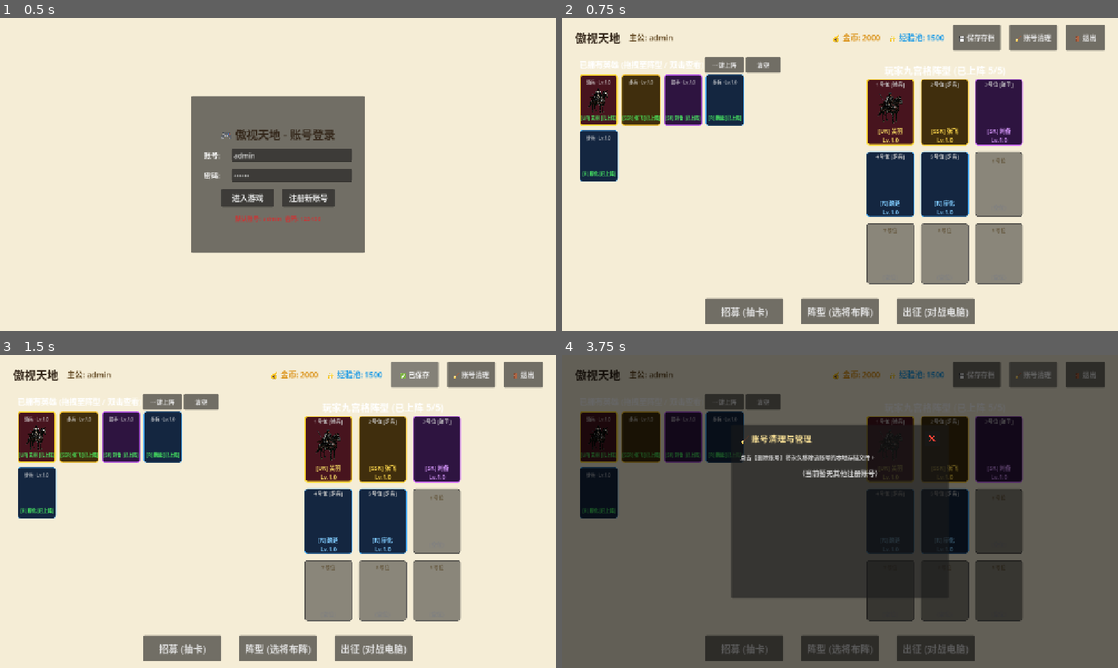
Above: before the commit, frames 1-4 (two rows, left to right).
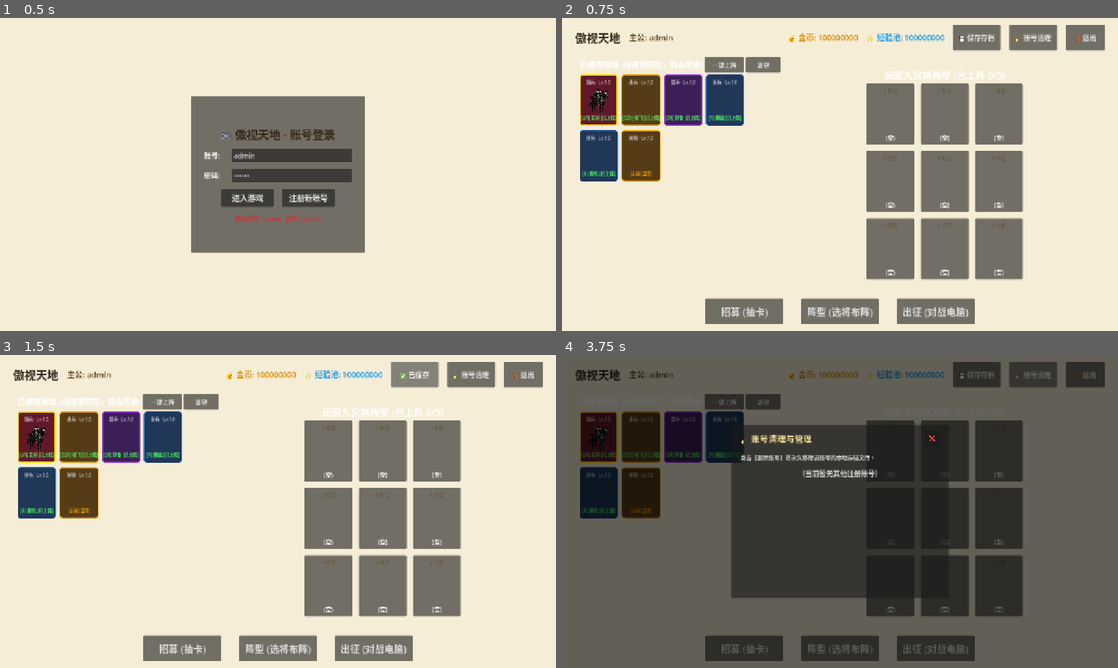
Above: after the commit, the same moments.

Repository: 869402559-cmyk/NineGridCardGame
Game: Godot game, scene res://scenes/LoginUI.tscn
The game is run twice, just before and just after one commit, with the same random seed, the same clock (stepped at 60 frames per second) and the same inputs.
Inputs:
- Up to frame 1 (0.5 s): no input
- Up to frame 2 (0.75 s): click "进入游戏" at 0.5 s
- Up to frame 3 (1.5 s): click "💾 保存存档" at 1.25 s
- Up to frame 4 (3.75 s): click "✅ 已保存" at 2 s; click "一键上阵" at 2.75 s; click "🧹 账号清理" at 3.5 s

Frame 1 is identical in both runs. In frame 2, 19% of the frame differs, in the area x 3-83%, y 4-86%; in frame 3, 19%; in frame 4, 6.2%.
Error after the commit: Invalid access to property or key 'rank' on a base object of type 'Dictionary'. (res://scripts/FormationUI.gd:91)

Commit message:
fix: 为 admin 提供1亿初始测试金币与经验，并在账号加载时自动补给华佗(h_16)

Diff:
--- a/scripts/GameData.gd
+++ b/scripts/GameData.gd
@@ -1,99 +1,79 @@
 extends Node
 
-# ---------------------------------------------------
-# CSV 配置表数据容器 (支持 Excel / WPS / 记事本 直接编辑导出)
-# ---------------------------------------------------
+signal gold_changed
+signal exp_changed
+signal save_status_changed(msg: String)
+
+# 全局数据表定义
 var HERO_TEMPLATES: Dictionary = {}
 var TROOP_TEMPLATES: Dictionary = {}
 var ENEMY_FORMATIONS_CSV: Dictionary = {}
 
-# ---------------------------------------------------
-# 账号与网游存档机制 (数据不手动点击【保存】不写入磁盘)
-# ---------------------------------------------------
-var ACCOUNTS_FILE: String = "user://accounts.json"
-
-var current_account: String = "" # 当前登录的用户账号
-var player_gold: int = 2000
-var player_exp_pool: int = 1500
-var player_heroes: Array = []
-var player_formation: Dictionary = {
-	1: null, 2: null, 3: null,
-	4: null, 5: null, 6: null,
-	7: null, 8: null, 9: null
-}
-var cleared_difficulties: Array = [] # 记录通关记录，如 ["Easy", "Normal"]
+# 账号与存档常量
+const ACCOUNTS_FILE = "user://accounts.json"
+
+# 当前登录账号与玩家持久化内存状态
+var current_account: String = ""
+var player_gold: int = 100000000
+var player_exp_pool: int = 100000000
+var player_heroes: Array = []       # 已拥有的英雄实例数组
+var player_formation: Dictionary = {} # 1..9 -> hero_uuid (或 null)
+var cleared_difficulties: Array = []  # 已通关难度
+
+# 全局状态标记
+var is_in_battle: bool = false
 var has_unsaved_changes: bool = false
-var is_in_battle: bool = false # 标记当前是否正在战斗中（战斗中禁用保存按钮）
-
-# ---------------------------------------------------
-# 五级品质视觉与外观配置 (UR, SSR, SR, R, N)
-# ---------------------------------------------------
-const QUALITY_CONFIGS = {
+
+# 五级品质视觉配置表 (UR, SSR, SR, R, N)
+const QUALITY_CONFIGS: Dictionary = {
 	"UR": {
-		"rank": 5,
-		"name": "UR",
-		"color": Color(1.0, 0.2, 0.35), # 闪耀赤金
-		"border_color": Color(1.0, 0.85, 0.2), # 金色边框
-		"bg_color": Color(0.28, 0.08, 0.12), # 暗赤金底色
+		"label_color": Color("#FF2255"),
+		"border_color": Color("#FFD700"),
+		"bg_color": Color(0.35, 0.05, 0.12, 0.95),
 		"border_width": 3,
-		"label_color": Color(1.0, 0.9, 0.4)
+		"rank_weight": 5
 	},
 	"SSR": {
-		"rank": 4,
-		"name": "SSR",
-		"color": Color(1.0, 0.7, 0.1), # 耀眼金
-		"border_color": Color(1.0, 0.8, 0.2), # 靓金边框
-		"bg_color": Color(0.25, 0.18, 0.05), # 暗金底色
+		"label_color": Color("#FFAA00"),
+		"border_color": Color("#FFAA00"),
+		"bg_color": Color(0.3, 0.2, 0.05, 0.95),
 		"border_width": 2,
-		"label_color": Color(1.0, 0.85, 0.3)
+		"rank_weight": 4
 	},
 	"SR": {
-		"rank": 3,
-		"name": "SR",
-		"color": Color(0.7, 0.3, 1.0), # 华丽紫
-		"border_color": Color(0.8, 0.4, 1.0), # 绚紫边框
-		"bg_color": Color(0.18, 0.08, 0.25), # 暗紫底色
+		"label_color": Color("#AA33FF"),
+		"border_color": Color("#AA33FF"),
+		"bg_color": Color(0.2, 0.08, 0.32, 0.95),
 		"border_width": 2,
-		"label_color": Color(0.85, 0.6, 1.0)
+		"rank_weight": 3
 	},
 	"R": {
-		"rank": 2,
-		"name": "R",
-		"color": Color(0.2, 0.6, 1.0), # 稳重蓝
-		"border_color": Color(0.3, 0.7, 1.0), # 湛蓝边框
-		"bg_color": Color(0.08, 0.15, 0.25), # 深蓝底色
+		"label_color": Color("#3399FF"),
+		"border_color": Color("#3399FF"),
+		"bg_color": Color(0.08, 0.18, 0.32, 0.95),
 		"border_width": 1,
-		"label_color": Color(0.5, 0.8, 1.0)
+		"rank_weight": 2
 	},
 	"N": {
-		"rank": 1,
-		"name": "N",
-		"color": Color(0.5, 0.5, 0.5), # 朴素灰
-		"border_color": Color(0.35, 0.35, 0.35), # 哑光灰边框
-		"bg_color": Color(0.12, 0.12, 0.12), # 极暗灰底色
+		"label_color": Color("#AAAAAA"),
+		"border_color": Color("#666666"),
+		"bg_color": Color(0.18, 0.18, 0.18, 0.95),
 		"border_width": 1,
-		"label_color": Color(0.65, 0.65, 0.65)
+		"rank_weight": 1
 	}
 }
 
-func get_quality_config(qual_str: String) -> Dictionary:
-	var key = qual_str.to_upper().strip_edges()
-	if QUALITY_CONFIGS.has(key):
-		return QUALITY_CONFIGS[key]
-	return QUALITY_CONFIGS["N"]
-
-signal gold_changed()
-signal exp_changed()
-signal save_status_changed(msg: String)
-
 func _ready() -> void:
-	load_csv_tables()
+	load_all_csv_data()
 	ensure_default_accounts()
 
 # ---------------------------------------------------
-# 1. CSV 表格解析器 (可完美用 Excel 拖拽修改增删武将/兵种/敌人)
-# ---------------------------------------------------
-func load_csv_tables() -> void:
+# 1. UTF-8 BOM CSV 解析器
+# ---------------------------------------------------
+func load_all_all_csv() -> void:
+	load_all_csv_data()
+
+func load_all_csv_data() -> void:
 	parse_troops_csv("res://data/troops.csv")
 	parse_heroes_csv("res://data/heroes.csv")
 	parse_enemies_csv("res://data/enemies.csv")
@@ -192,12 +172,22 @@
 # ---------------------------------------------------
 func ensure_default_accounts() -> void:
 	var accounts = load_all_accounts_data()
+	var admin_default_save = get_default_new_account_save()
+	admin_default_save["gold"] = 100000000
+	admin_default_save["exp_pool"] = 100000000
+
 	if not accounts.has("admin"):
 		accounts["admin"] = {
 			"password": "123456",
-			"save_data": get_default_new_account_save()
+			"save_data": admin_default_save
 		}
 		save_all_accounts_data(accounts)
+	else:
+		# 确保已有的 admin 账号也有 1 亿金币和经验
+		if accounts["admin"].has("save_data"):
+			accounts["admin"]["save_data"]["gold"] = max(accounts["admin"]["save_data"].get("gold", 0), 100000000)
+			accounts["admin"]["save_data"]["exp_pool"] = max(accounts["admin"]["save_data"].get("exp_pool", 0), 100000000)
+			save_all_accounts_data(accounts)
 
 func load_all_accounts_data() -> Dictionary:
 	if not FileAccess.file_exists(ACCOUNTS_FILE):
@@ -252,7 +242,7 @@
 
 func get_default_new_account_save() -> Dictionary:
 	var initial_heroes = []
-	var init_ids = ["h_01", "h_02", "h_04", "h_08", "h_11"]
+	var init_ids = ["h_01", "h_02", "h_04", "h_08", "h_11", "h_16"]
 	var initial_formation = { "1": null, "2": null, "3": null, "4": null, "5": null, "6": null, "7": null, "8": null, "9": null }
 
 	for i in range(init_ids.size()):
@@ -265,11 +255,12 @@
 			if inst.has("color"):
 				inst["color"] = (inst["color"] as Color).to_html()
 			initial_heroes.append(inst)
-			initial_formation[str(i + 1)] = inst["uuid"]
+			if i < 5:
+				initial_formation[str(i + 1)] = inst["uuid"]
 
 	return {
-		"gold": 2000,
-		"exp_pool": 1500,
+		"gold": 100000000 if current_account == "admin" else 2000,
+		"exp_pool": 100000000 if current_account == "admin" else 1500,
 		"heroes": initial_heroes,
 		"formation": initial_formation,
 		"cleared_difficulties": []
@@ -277,8 +268,13 @@
 
 # 加载数据到内存
 func load_player_save_from_account(save_data: Dictionary) -> void:
-	player_gold = save_data.get("gold", 2000)
-	player_exp_pool = save_data.get("exp_pool", 1500)
+	if current_account == "admin":
+		player_gold = max(save_data.get("gold", 100000000), 100000000)
+		player_exp_pool = max(save_data.get("exp_pool", 100000000), 100000000)
+	else:
+		player_gold = save_data.get("gold", 2000)
+		player_exp_pool = save_data.get("exp_pool", 1500)
+
 	cleared_difficulties = save_data.get("cleared_difficulties", [])
 
 	player_heroes.clear()
@@ -337,46 +333,52 @@
 	emit_signal("save_status_changed", "💾 游戏进度已成功保存！")
 
 # ---------------------------------------------------
-# 4. 角色与游戏操作函数
-# ---------------------------------------------------
-func add_hero(template_id: String) -> Dictionary:
-	var tmpl = HERO_TEMPLATES.get(template_id)
+# 4. 辅助查询方法
+# ---------------------------------------------------
+func get_quality_config(quality: String) -> Dictionary:
+	return QUALITY_CONFIGS.get(quality, QUALITY_CONFIGS["N"])
+
+func get_troop_by_id(troop_id: String) -> Dictionary:
+	return TROOP_TEMPLATES.get(troop_id, {
+		"name": "普通民兵",
+		"type_name": "步兵",
+		"atk": 100,
+		"def": 100,
+		"satk": 100,
+		"sdef": 100,
+		"evade_rate": 0.05,
+		"target_type": "无",
+		"bonus_target": "单体攻击",
+		"bonus_rate": 0.0,
+		"skill_name": "无",
+		"skill_desc": "",
+		"anim_type": "slash",
+		"texture_path": ""
+	})
+
+func add_hero(hero_template_id: String) -> Dictionary:
+	var tmpl = HERO_TEMPLATES.get(hero_template_id)
 	if tmpl == null:
 		return {}
 	var inst = tmpl.duplicate(true)
-	inst["uuid"] = "uuid_" + str(Time.get_ticks_usec()) + "_" + str(randi() % 1000000)
+	inst["uuid"] = "uuid_" + str(Time.get_ticks_usec()) + "_" + str(randi() % 1000)
 	inst["level"] = 1
 	player_heroes.append(inst)
 	has_unsaved_changes = true
 	return inst
 
-func auto_fill_formation() -> void:
-	for pos in range(1, 10):
-		player_formation[pos] = null
-
-	var count = min(5, player_heroes.size())
-	for i in range(count):
-		player_formation[i + 1] = player_heroes[i]["uuid"]
-	has_unsaved_changes = true
-
-func get_hero_by_uuid(uuid: String) -> Dictionary:
-	for h in player_heroes:
-		if h["uuid"] == uuid:
-			return h
-	return {}
-
-func get_troop_by_id(troop_id: String) -> Dictionary:
-	if TROOP_TEMPLATES.has(troop_id):
-		return TROOP_TEMPLATES[troop_id]
-	return TROOP_TEMPLATES.get("t_cavalry", {})
-
-func get_upgrade_cost(level: int) -> int:
-	return level * 100
-
-func upgrade_hero(uuid: String) -> bool:
-	var h = get_hero_by_uuid(uuid)
-	if h.is_empty():
+func get_upgrade_cost(current_level: int) -> int:
+	return current_level * 100
+
+func upgrade_hero(hero_uuid: String) -> bool:
+	var h = null
+	for hero in player_heroes:
+		if hero["uuid"] == hero_uuid:
+			h = hero
+			break
+	if h == null:
 		return false
+
 	var cost = get_upgrade_cost(h["level"])
 	if player_exp_pool >= cost:
 		player_exp_pool -= cost
@@ -437,7 +439,6 @@
 		if HERO_TEMPLATES.has(tid):
 			var tmpl = HERO_TEMPLATES[tid].duplicate(true)
 			tmpl["uuid"] = "enemy_" + str(pos) + "_" + str(randi() % 100000)
-			tmpl["level"] = 1
 			tmpl["hp"] = int(tmpl["hp"] * stat_mult)
 			tmpl["atk"] = int(tmpl["atk"] * stat_mult)
 			tmpl["def"] = int(tmpl["def"] * stat_mult)
